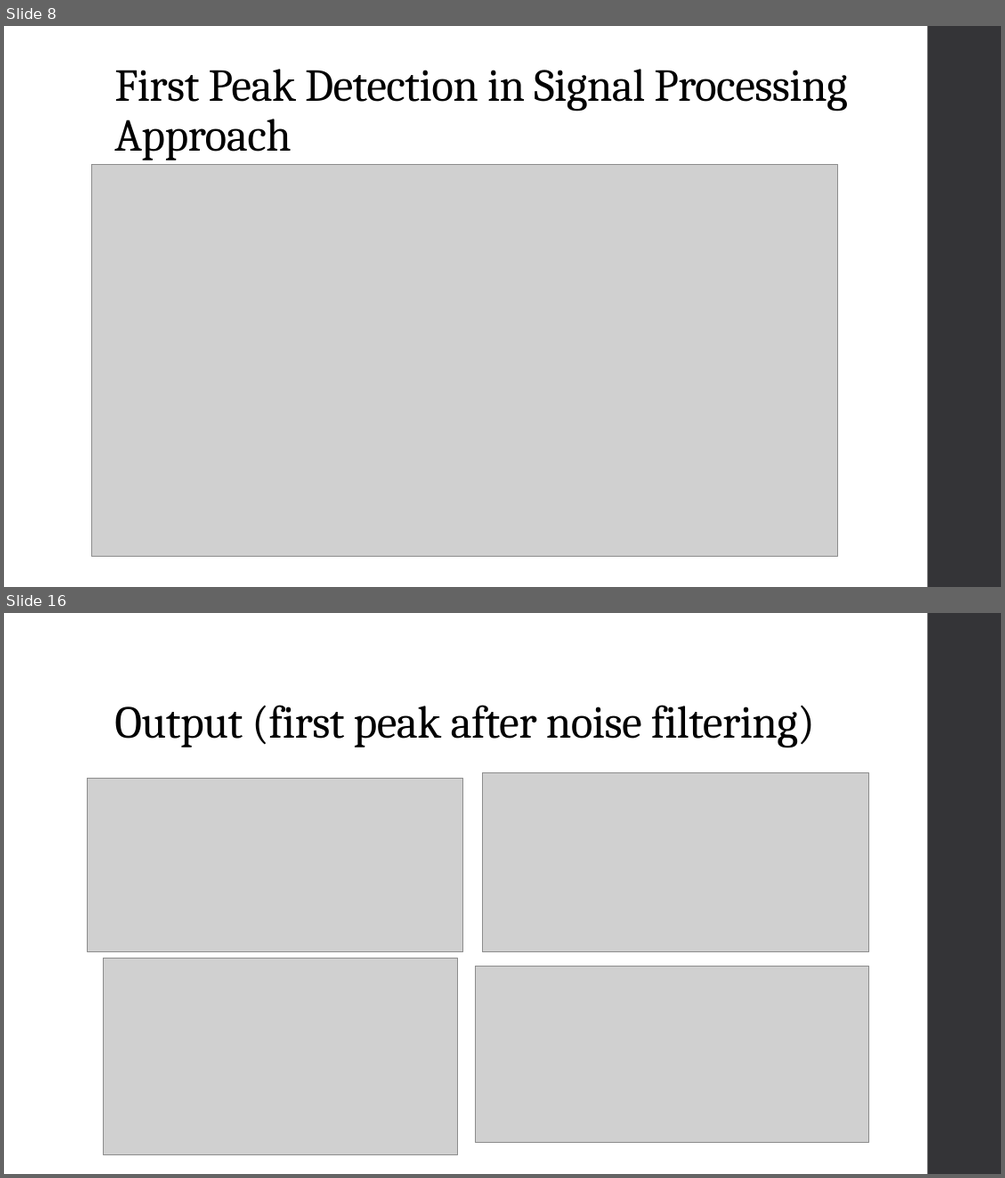
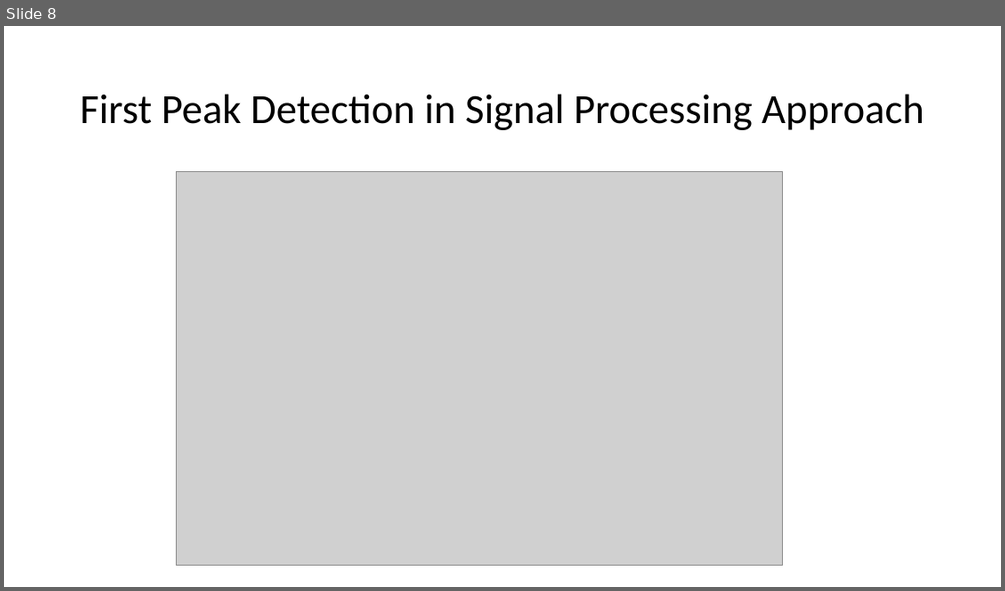
Before and after one commit to Fathir-shishir/peak-detection-, a slide deck: CI project T1.pptx. Shown one above the other, each under a label of ours: slides 8 and 16 before the commit, slide 8 after it; the slides between them are not shown. The pictures are 1005x1178 and 1005x591 pixels, drawn with LibreOffice and Linux fonts; fonts in the diff are those of the drawing; grey boxes stand for pictures. Boxes give left, top, right and bottom in pixels: in the first picture for what was removed or moved away, otherwise in the second. Text is boxed around its words. In the diff, an @@ line names an element or a change of style, - is before the commit and + after.

```diff
--- a/CI project T1.pptx
+++ b/CI project T1.pptx
@@ slide 16 removed at [4,613,1001,1174], background #FFFFFF; not listed: 1 template element that a slide beside it also shows @@
@@ title removed at [114,705,815,747] @@
-Output (first peak after noise filtering)
@@ picture removed at [483,772,869,952] @@
@@ picture removed at [87,779,462,952] @@
@@ picture removed at [104,957,458,1154] @@
@@ picture removed at [476,966,869,1143] @@
@@ slide 8 changed as well @@
@@ rectangle removed at [928,26,1001,587] @@
@@ title "First Peak Detection in Signal ...": place and size @@
-title "First Peak Detection in Signal ..." at [114,69,847,160]
+title "First Peak Detection in Signal ..." at [80,94,924,130]
@@ title "First Peak Detection in Signal ..." at [80,94,924,130]: size 44 to 40 pt, font Cambria to Calibri, letter spacing -0.5 to 0 pt; vertical alignment bottom to middle @@
@@ picture: place and size @@
-picture at [91,164,838,556]
+picture at [176,172,783,565]
```
Also in this commit, not shown: 11 other slides changed, 4 slides added, 4 other slides removed.
